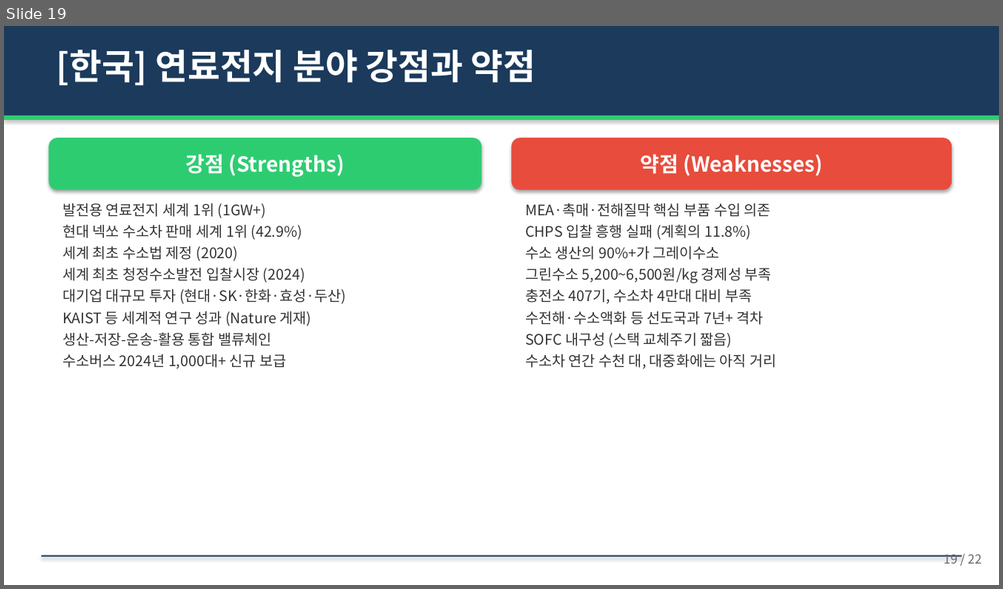
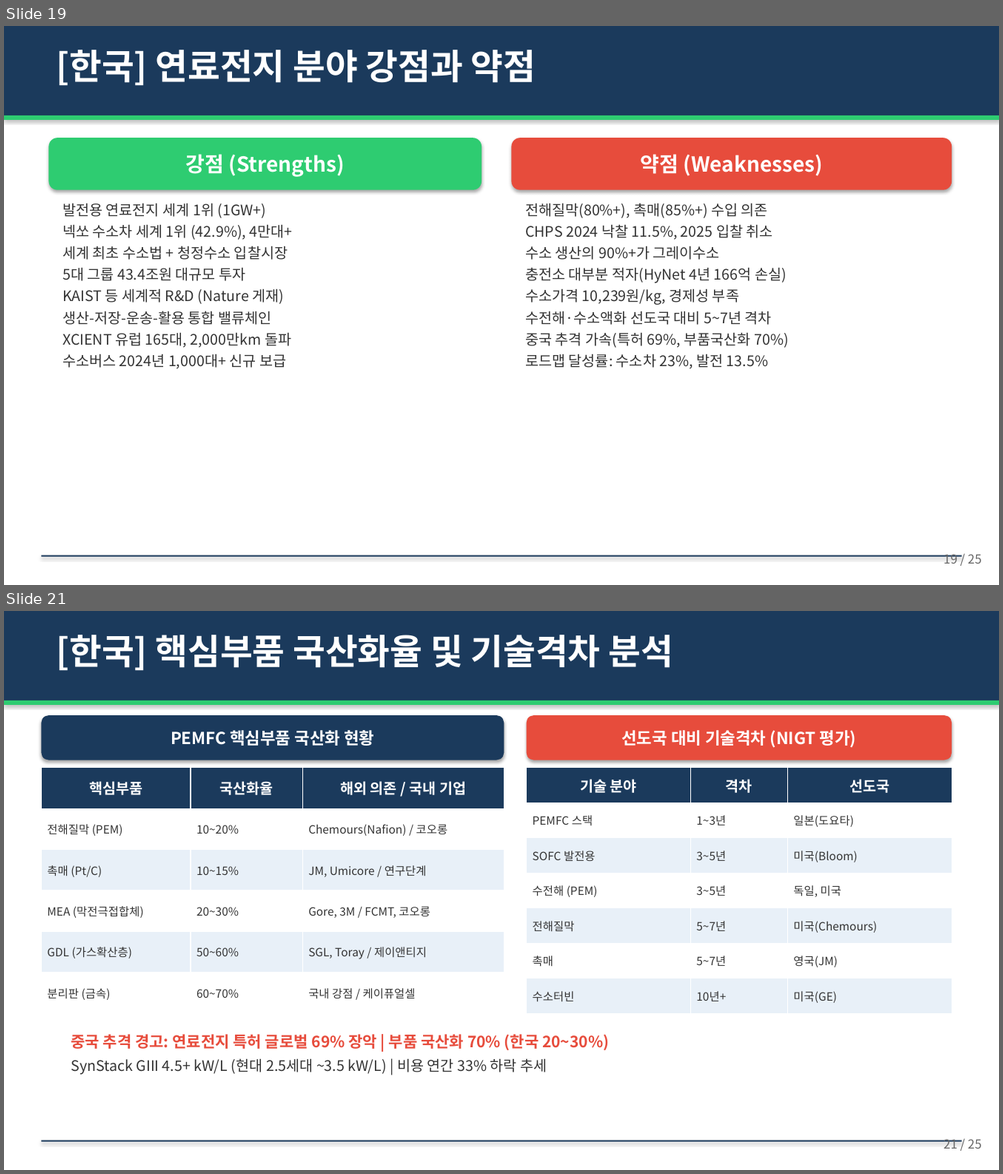
Before and after one commit to hpark1947/Hydrogen, a slide deck: 연료전지/연료전지_발표자료.pptx. Shown one above the other, each under a label of ours: slide 19 before the commit, slides 19 and 21 after it; the slides between them are not shown. The pictures are 1003x589 and 1003x1174 pixels, drawn with LibreOffice and Linux fonts; fonts in the diff are those of the drawing. Boxes give left, top, right and bottom in pixels: in the first picture for what was removed or moved away, otherwise in the second. Text is boxed around its words. In the diff, an @@ line names an element or a change of style, - is before the commit and + after.

```diff
--- a/연료전지/연료전지_발표자료.pptx
+++ b/연료전지/연료전지_발표자료.pptx
@@ slide 21 added at [4, 611, 999, 1170], background #FFFFFF @@
@@ rectangle added at [4, 611, 999, 701], fill #1B3A5C @@
@@ text added at [56, 635, 673, 670], 34 pt, text #FFFFFF, bold @@
+[한국] 핵심부품 국산화율 및 기술격차 분석
@@ rectangle added at [4, 701, 999, 705], fill #2ECC71 @@
@@ rounded rectangle added at [41, 715, 504, 760], fill #1B3A5C, 16 pt, text #FFFFFF, bold @@
+PEMFC 핵심부품 국산화 현황
@@ rounded rectangle added at [526, 715, 951, 760], fill #E74C3C, 16 pt, text #FFFFFF, bold @@
+선도국 대비 기술격차 (NIGT 평가)
@@ table added at [41, 768, 504, 1014], 6 rows, 3 columns @@
+핵심부품 | 국산화율 | 해외 의존 / 국내 기업
+전해질막 (PEM) | 10~20% | Chemours(Nafion) / 코오롱
+촉매 (Pt/C) | 10~15% | JM, Umicore / 연구단계
+MEA (막전극접합체) | 20~30% | Gore, 3M / FCMT, 코오롱
+GDL (가스확산층) | 50~60% | SGL, Toray / 제이앤티지
+분리판 (금속) | 60~70% | 국내 강점 / 케이퓨얼셀
@@ table added at [526, 768, 951, 1014], 7 rows, 3 columns @@
+기술 분야 | 격차 | 선도국
+PEMFC 스택 | 1~3년 | 일본(도요타)
+SOFC 발전용 | 3~5년 | 미국(Bloom)
+수전해 (PEM) | 3~5년 | 독일, 미국
+전해질막 | 5~7년 | 미국(Chemours)
+촉매 | 5~7년 | 영국(JM)
+수소터빈 | 10년+ | 미국(GE)
@@ text added at [71, 1034, 609, 1075], 14 pt, text #333333 @@
+중국 추격 경고: 연료전지 특허 글로벌 69% 장악 | 부품 국산화 70% (한국 20~30%)
+SynStack GIII 4.5+ kW/L (현대 2.5세대 ~3.5 kW/L) | 비용 연간 33% 하락 추세
@@ rectangle added at [41, 1141, 962, 1142], fill #1B3A5C @@
@@ text added at [943, 1139, 982, 1149], 12 pt, text #666666 @@
+21 / 25
@@ slide 19 changed as well @@
@@ text at [525, 203, 773, 240]: text changed @@
-MEA·촉매·전해질막 핵심 부품 수입 의존
-CHPS 입찰 흥행 실패 (계획의 11.8%)
+전해질막(80%+), 촉매(85%+) 수입 의존
+CHPS 2024 낙찰 11.5%, 2025 입찰 취소
@@ text at [62, 224, 293, 304]: text changed @@
-현대 넥쏘 수소차 판매 세계 1위 (42.9%)
-세계 최초 수소법 제정 (2020)
-세계 최초 청정수소발전 입찰시장 (2024)
-대기업 대규모 투자 (현대·SK·한화·효성·두산)
-KAIST 등 세계적 연구 성과 (Nature 게재)
+넥쏘 수소차 세계 1위 (42.9%), 4만대+
+세계 최초 수소법 + 청정수소 입찰시장
+5대 그룹 43.4조원 대규모 투자
+KAIST 등 세계적 R&D (Nature 게재)
@@ text at [525, 267, 788, 369]: text changed @@
-그린수소 5,200~6,500원/kg 경제성 부족
-충전소 407기, 수소차 4만대 대비 부족
-수전해·수소액화 등 선도국과 7년+ 격차
-SOFC 내구성 (스택 교체주기 짧음)
-수소차 연간 수천 대, 대중화에는 아직 거리
+충전소 대부분 적자(HyNet 4년 166억 손실)
+수소가격 10,239원/kg, 경제성 부족
+수전해·수소액화 선도국 대비 5~7년 격차
+중국 추격 가속(특허 69%, 부품국산화 70%)
+로드맵 달성률: 수소차 23%, 발전 13.5%
@@ text at [62, 332, 291, 348]: paragraph added @@
+XCIENT 유럽 165대, 2,000만km 돌파
@@ text at [943, 554, 982, 564]: text changed @@
-19 / 22
+19 / 25
```
Also in this commit, not shown: 20 other slides changed, 2 other slides added, 4 other files.
